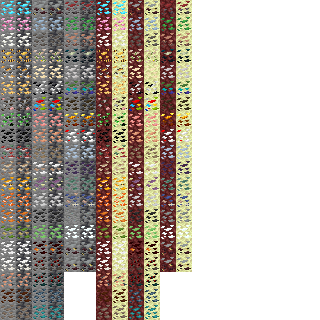
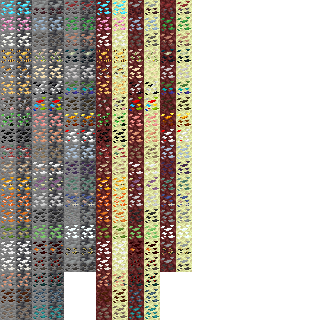
Revision of a layered 320×320 image; what changed, layer by layer:
painted on "Pasted Layer #1" over [33,8,191,271]
